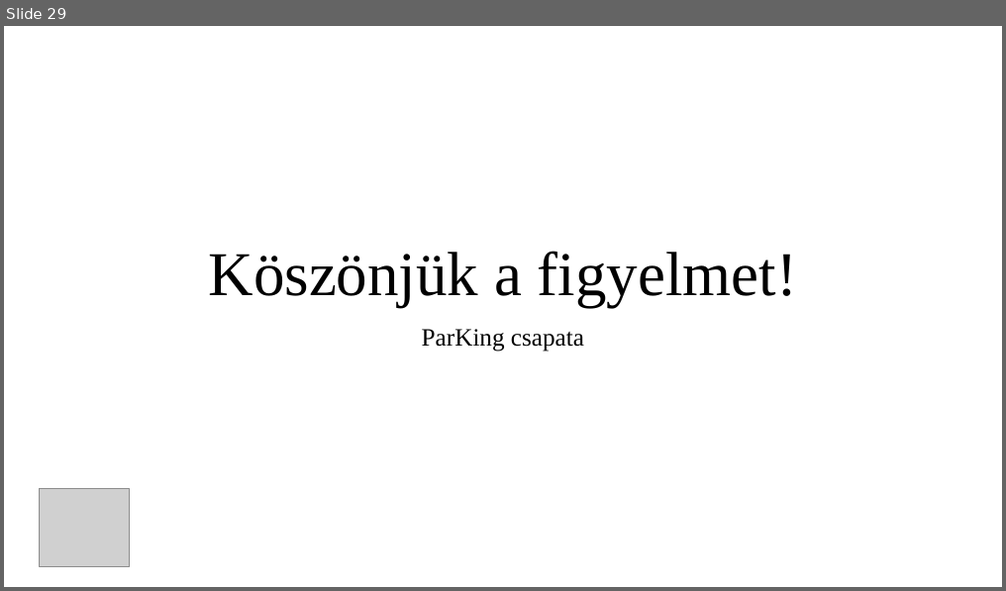
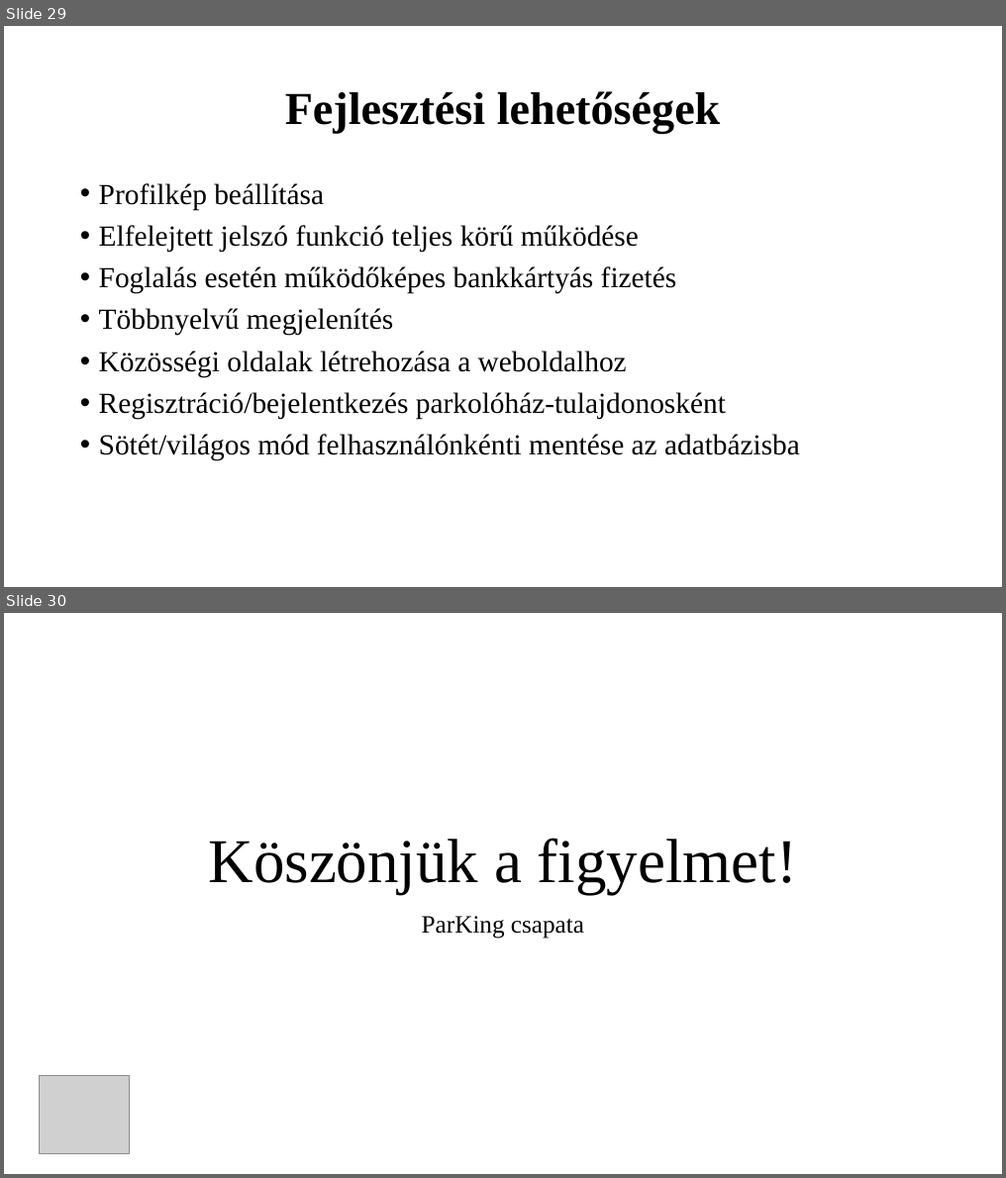
Before and after one commit to K0RN3L07/ParKing, a slide deck: Dokumentumok/ParKing-prezentacio.pptx. Shown one above the other, each under a label of ours: slide 29 before the commit, slides 29 and 30 after it. The pictures are 1006x591 and 1006x1178 pixels, drawn with LibreOffice and Linux fonts; fonts in the diff are those of the drawing; grey boxes stand for pictures. Boxes give left, top, right and bottom in pixels: in the first picture for what was removed or moved away, otherwise in the second. Text is boxed around its words. In the diff, an @@ line names an element or a change of style, - is before the commit and + after.

```diff
--- a/Dokumentumok/ParKing-prezentacio.pptx
+++ b/Dokumentumok/ParKing-prezentacio.pptx
@@ slide 29 added at bbox=[4, 26, 1002, 587], background #FFFFFF @@
@@ title added at bbox=[285, 91, 721, 134], 44 pt, text #000000, bold @@
+Fejlesztési lehetőségek
@@ text added at bbox=[99, 183, 800, 462], 28 pt, text #000000 @@
+• Profilkép beállítása
+• Elfelejtett jelszó funkció teljes körű működése
+• Foglalás esetén működőképes bankkártyás fizetés
+• Többnyelvű megjelenítés
+• Közösségi oldalak létrehozása a weboldalhoz
+• Regisztráció/bejelentkezés parkolóház-tulajdonosként
+• Sötét/világos mód felhasználónkénti mentése az adatbázisba
@@ what was slide 29 is now slide 30 @@
```
Also in this commit, not shown: 1 slide changed, 1 other file.
